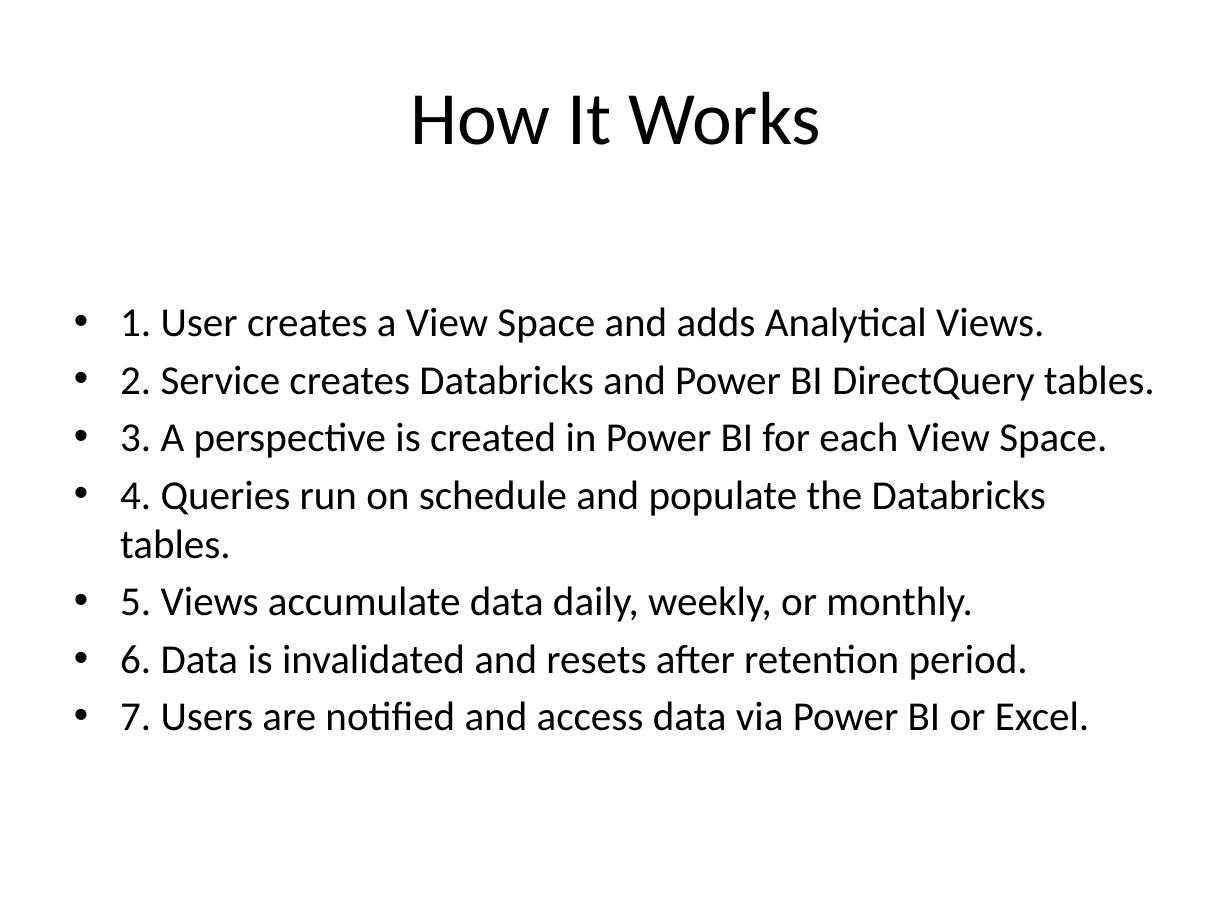
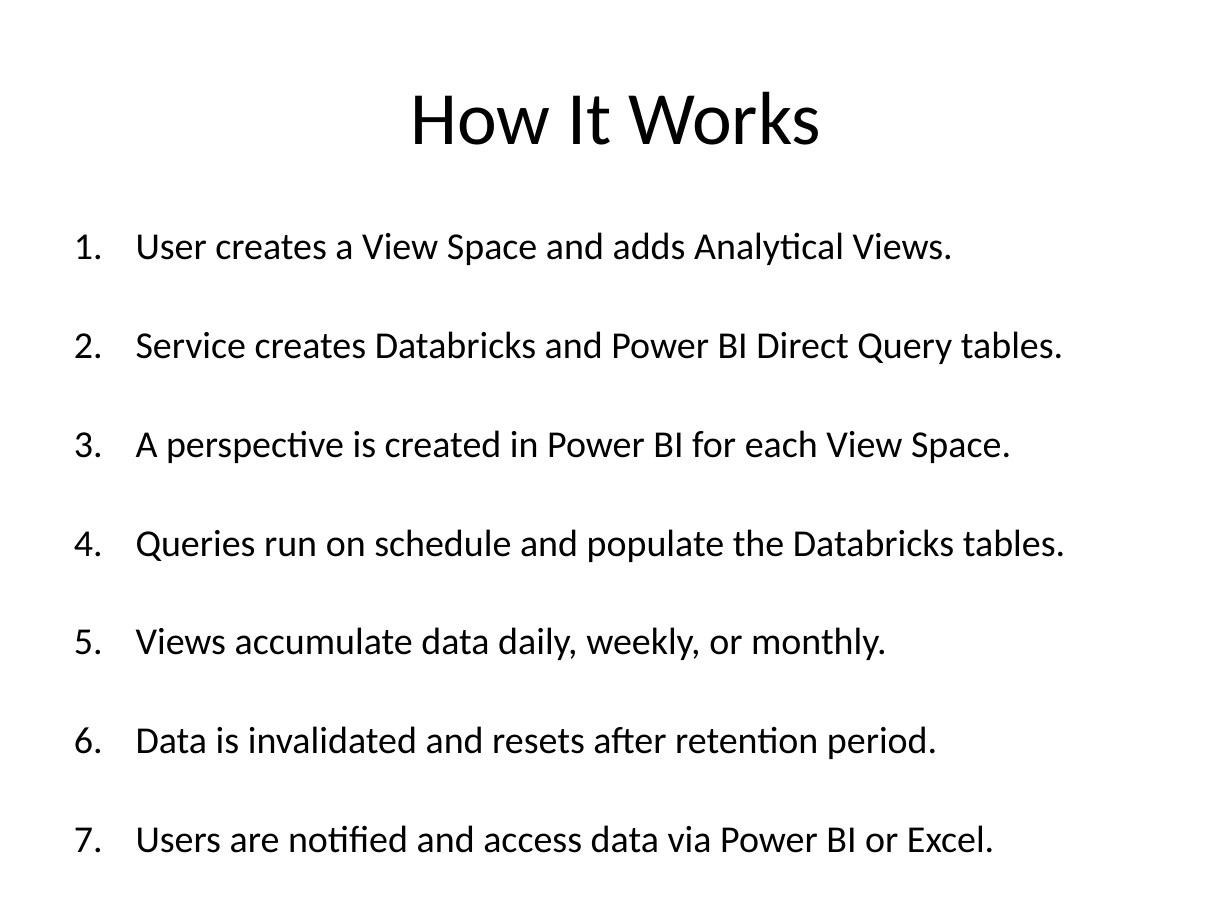
Before and after one commit to improdom/utilities, a slide deck: slide 5 of ViewSpaces_Concept_Updated_Presentation_Reordered.pptx. Drawn at 1232x924 pixels with LibreOffice and Linux fonts; fonts in the diff are those of the drawing. Boxes give left, top, right and bottom in pixels: in the first picture for what was removed or moved away, otherwise in the second. Text is boxed around its words. In the diff, an @@ line names an element or a change of style, - is before the commit and + after.

```diff
--- a/ViewSpaces_Concept_Updated_Presentation_Reordered.pptx
+++ b/ViewSpaces_Concept_Updated_Presentation_Reordered.pptx
@@ text at (136,232,1065,853): text changed; size 24 to 22.2 pt @@
-• 1. User creates a View Space and adds Analytical Views.
-• 2. Service creates Databricks and Power BI DirectQuery tables.
-• 3. A perspective is created in Power BI for each View Space.
-• 4. Queries run on schedule and populate the Databricks tables.
-• 5. Views accumulate data daily, weekly, or monthly.
-• 6. Data is invalidated and resets after retention period.
-• 7. Users are notified and access data via Power BI or Excel.
+1. User creates a View Space and adds Analytical Views.
+2. Service creates Databricks and Power BI Direct Query tables.
+3. A perspective is created in Power BI for each View Space.
+4. Queries run on schedule and populate the Databricks tables.
+5. Views accumulate data daily, weekly, or monthly.
+6. Data is invalidated and resets after retention period.
+7. Users are notified and access data via Power BI or Excel.
```
Also in this commit, not shown: 4 other slides changed.
